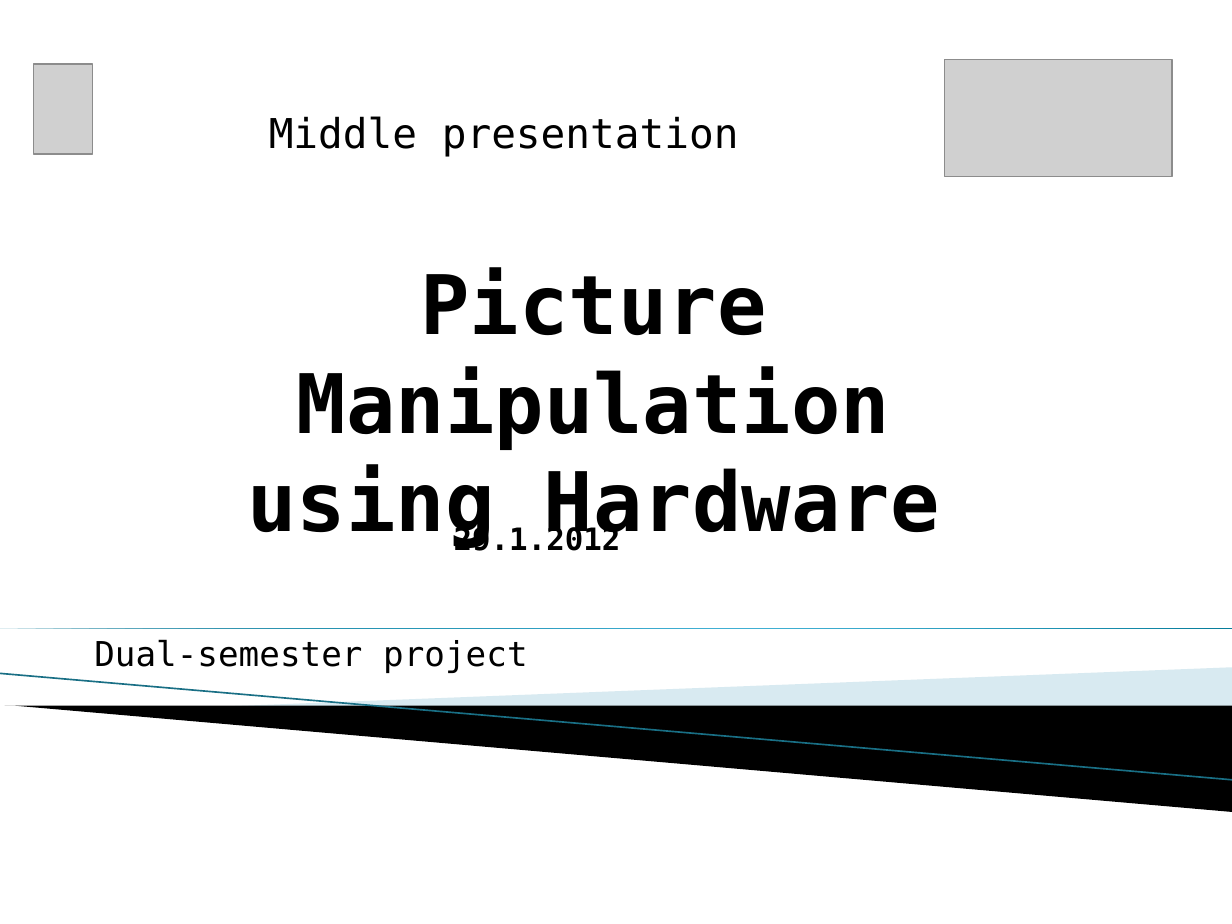
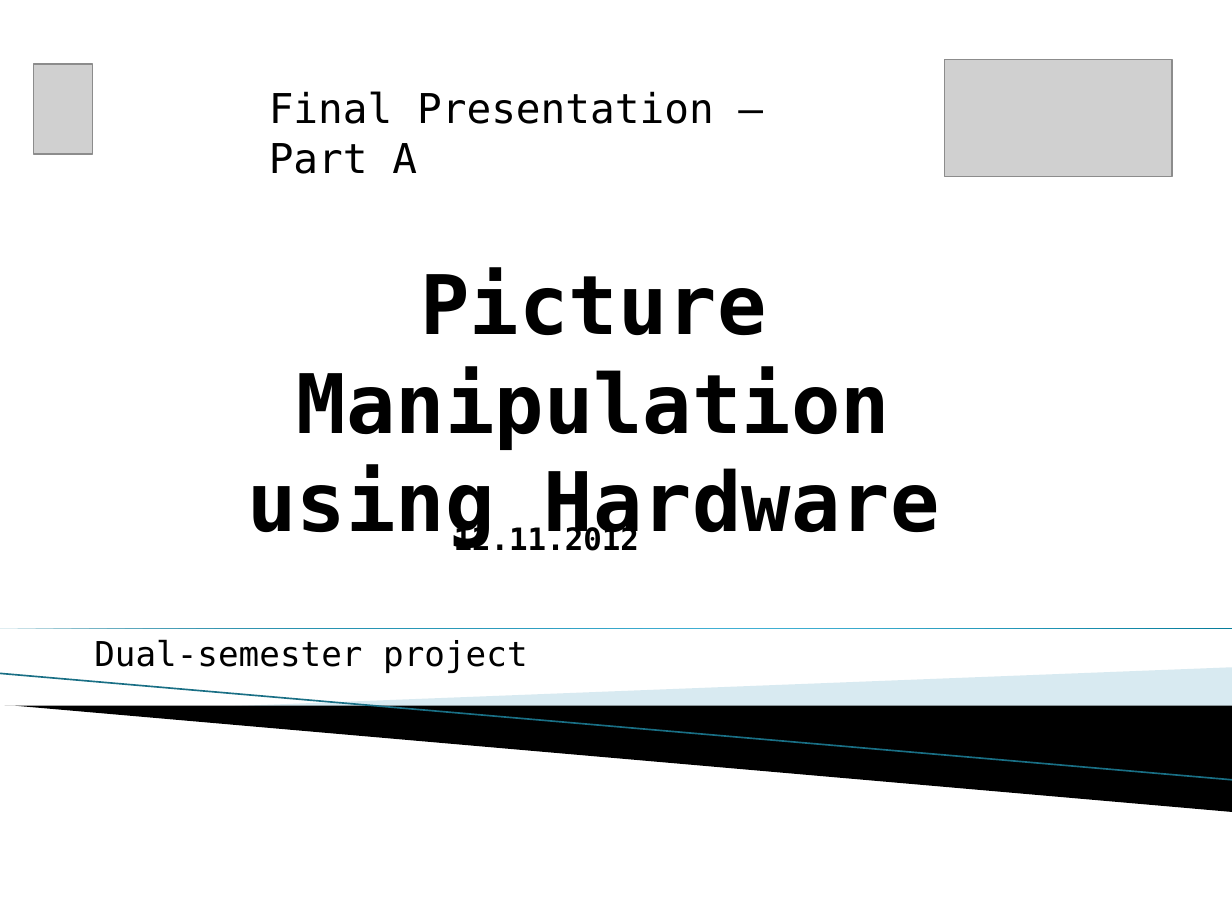
Before and after one commit to shizzz88/image-rotation-technion-ee, a slide deck: slide 1 of Presentation/Final_part_A_Presentation.pptx. Drawn at 1232x924 pixels with LibreOffice and Linux fonts; fonts in the diff are those of the drawing; grey boxes stand for pictures; background and template pictures are left out. Boxes give left, top, right and bottom in pixels: in the first picture for what was removed or moved away, otherwise in the second. Text is boxed around its words. In the diff, an @@ line names an element or a change of style, - is before the commit and + after.

```diff
--- a/Presentation/Final_part_A_Presentation.pptx
+++ b/Presentation/Final_part_A_Presentation.pptx
@@ text at (x1=269, y1=91, x2=714, y2=174): text changed @@
-Middle presentation
+Final Presentation – Part A
@@ text at (x1=454, y1=525, x2=639, y2=551): text changed @@
-29.1.2012
+12.11.2012
```
Also in this commit, not shown: 16 other slides changed, 8 slides added, 4 slides removed, 6 other files.
